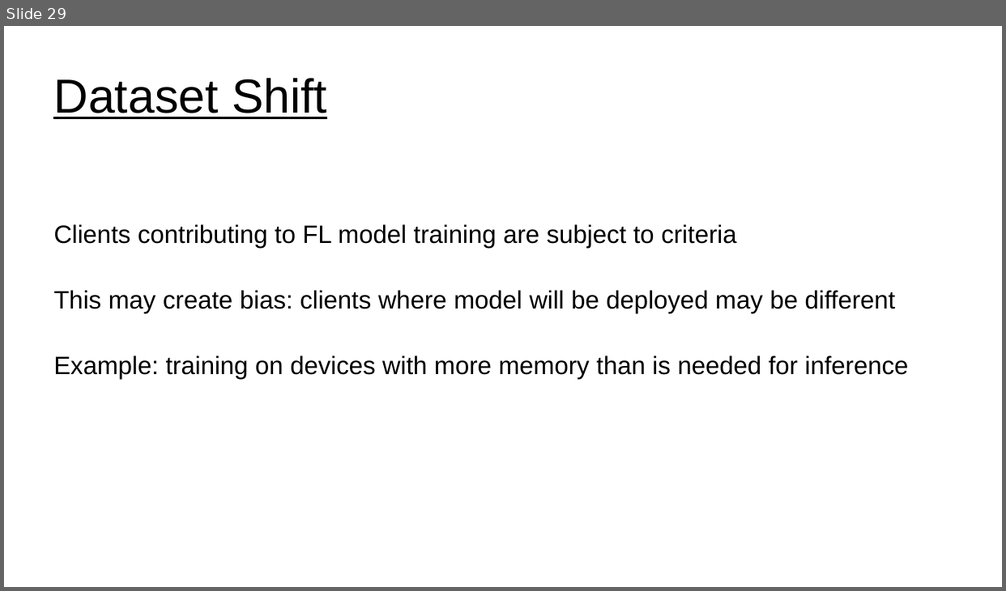
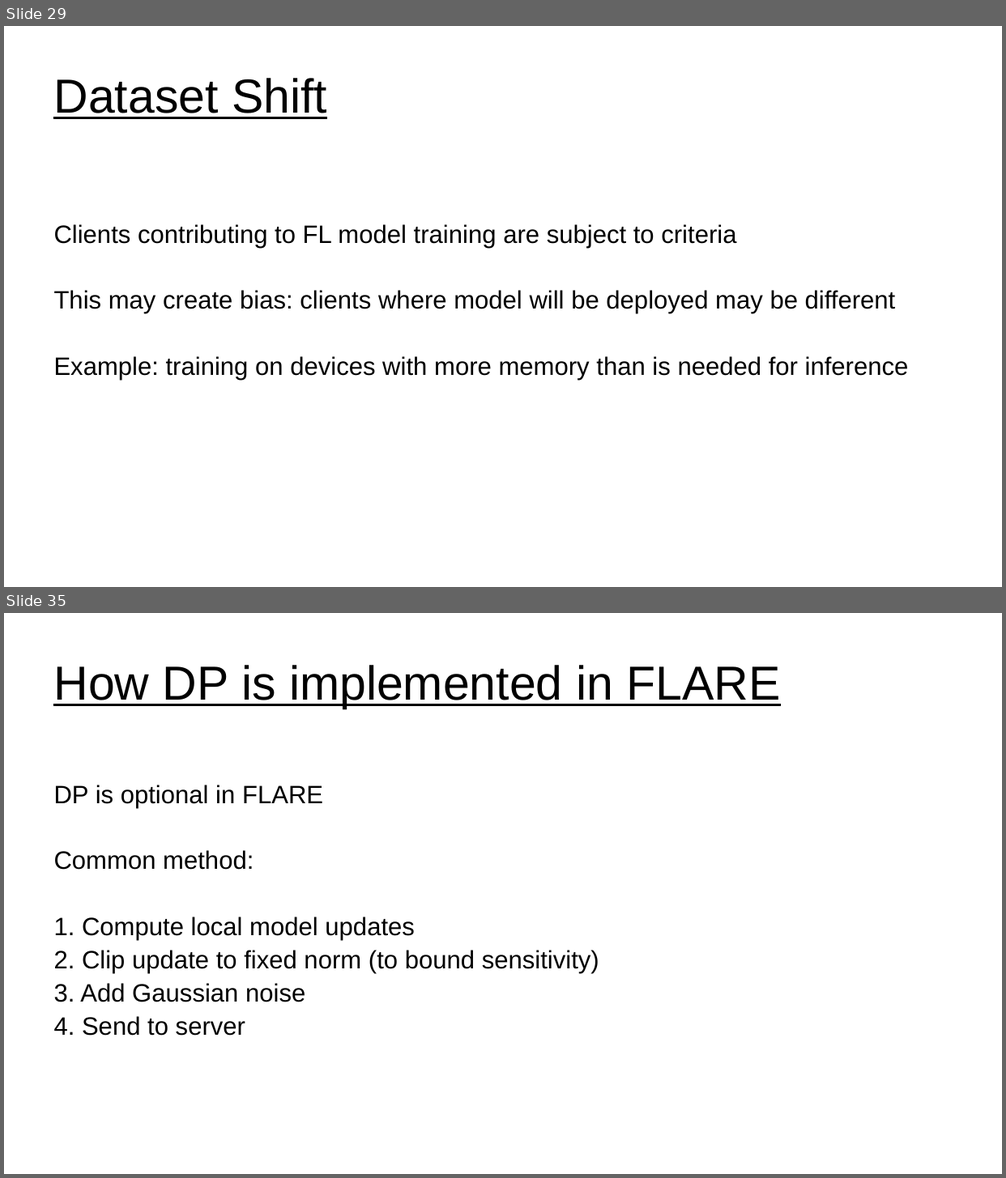
Before and after one commit to UVADS/distributed_computing, a slide deck: 07_distributed_model_training/federated_learning.ppt. Shown one above the other, each under a label of ours: slide 29 before the commit, slides 29 and 35 after it; the slides between them are not shown. The pictures are 1006x591 and 1006x1178 pixels, drawn with LibreOffice and Linux fonts; fonts in the diff are those of the drawing. Boxes give left, top, right and bottom in pixels: in the first picture for what was removed or moved away, otherwise in the second. Text is boxed around its words. In the diff, an @@ line names an element or a change of style, - is before the commit and + after.

```diff
--- a/07_distributed_model_training/federated_learning.ppt
+++ b/07_distributed_model_training/federated_learning.ppt
@@ slide 35 added at bbox=[4, 613, 1002, 1174], background #FFFFFF @@
@@ title added at bbox=[53, 665, 780, 709], 38 pt, text #000000, underline @@
+How DP is implemented in FLARE
@@ subtitle added at bbox=[54, 785, 599, 1036], 20 pt, text #000000 @@
+DP is optional in FLARE
+Common method:
+1. Compute local model updates
+2. Clip update to fixed norm (to bound sensitivity)
+3. Add Gaussian noise
+4. Send to server
```
Also in this commit, not shown: 4 slides changed, 6 other slides added, 2 other files.
